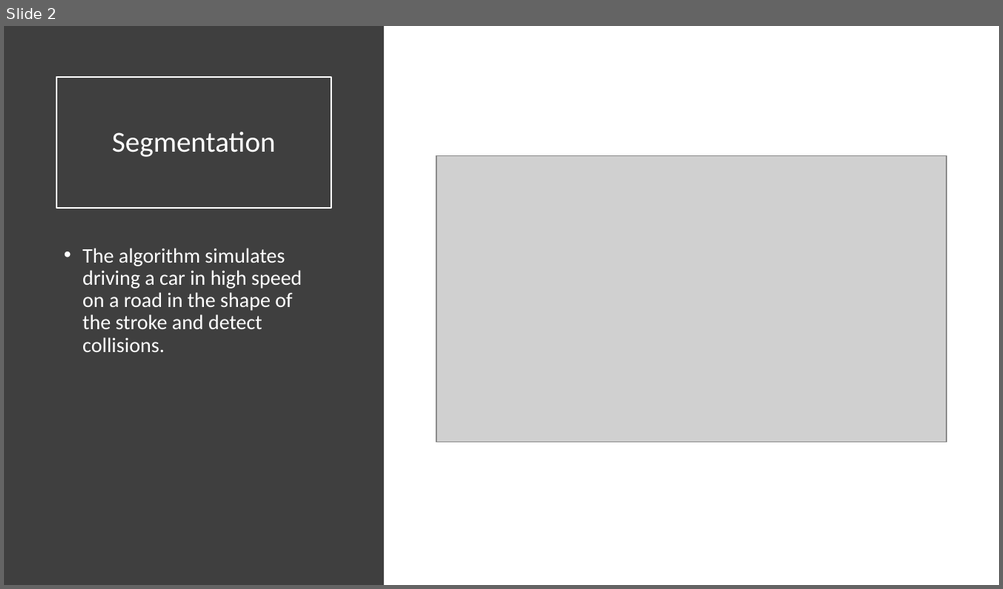
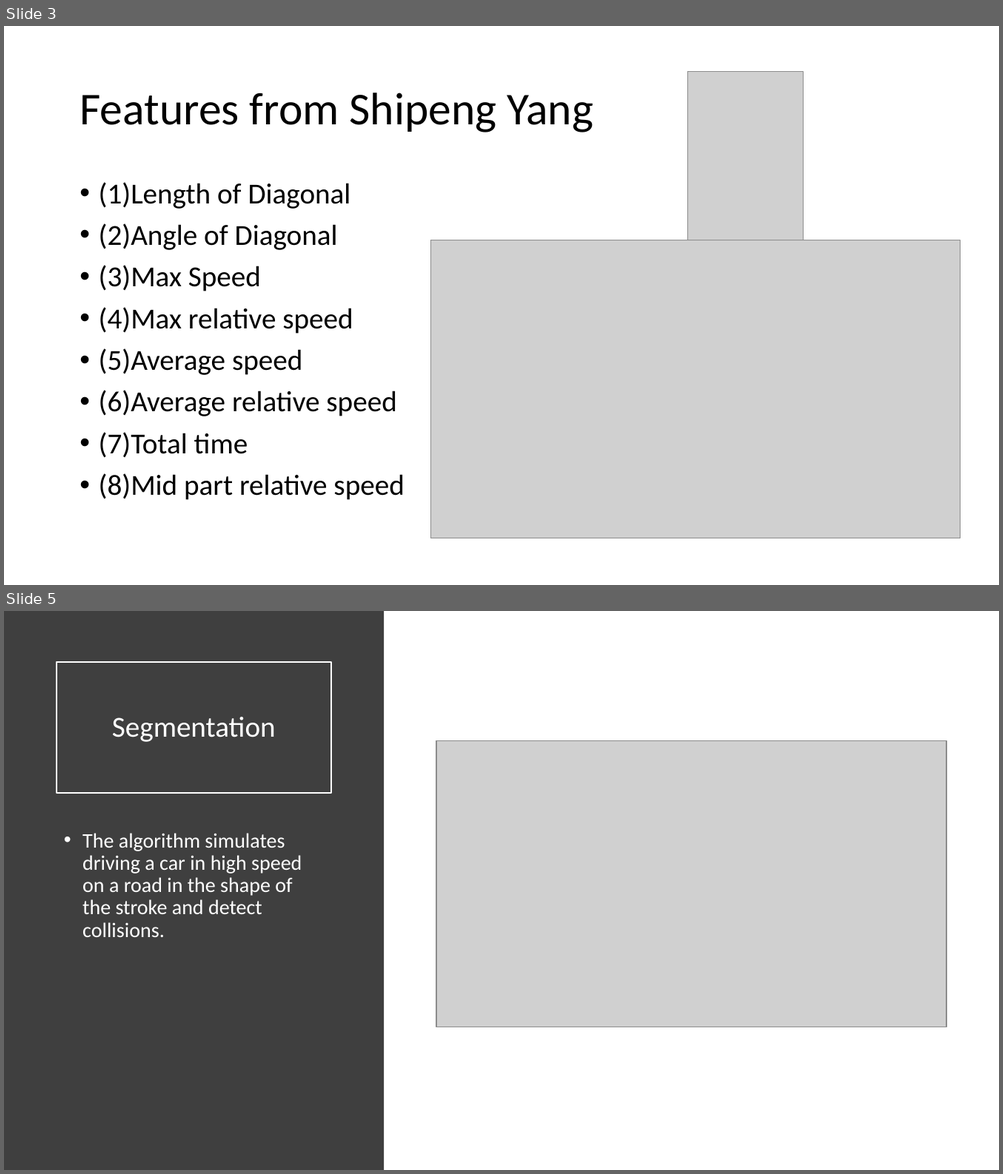
Before and after one commit to Alanyang0816/Signature-analysis, a slide deck: aditya ppt.pptx. Shown one above the other, each under a label of ours: slide 2 before the commit, slides 3 and 5 after it; the slides between them are not shown. The pictures are 1003x589 and 1003x1174 pixels, drawn with LibreOffice and Linux fonts; fonts in the diff are those of the drawing; grey boxes stand for pictures. Boxes give left, top, right and bottom in pixels: in the first picture for what was removed or moved away, otherwise in the second. Text is boxed around its words. In the diff, an @@ line names an element or a change of style, - is before the commit and + after.

Commit message:
Change ppt

```diff
--- a/aditya ppt.pptx
+++ b/aditya ppt.pptx
@@ slide 3 added at bbox=[4, 26, 999, 585], background #FFFFFF @@
@@ picture added at bbox=[688, 72, 802, 241] @@
@@ title added at bbox=[79, 93, 593, 133], 44 pt, text #000000 @@
+Features from Shipeng Yang
@@ text added at bbox=[99, 182, 404, 500], 28 pt, text #000000 @@
+• (1)Length of Diagonal
+• (2)Angle of Diagonal
+• (3)Max Speed
+• (4)Max relative speed
+• (5)Average speed
+• (6)Average relative speed
+• (7)Total time
+• (8)Mid part relative speed
@@ picture added at bbox=[431, 240, 961, 539] @@
@@ what was slide 2 is now slide 5 @@
```
Also in this commit, not shown: 4 other slides added, 1 slide removed.
